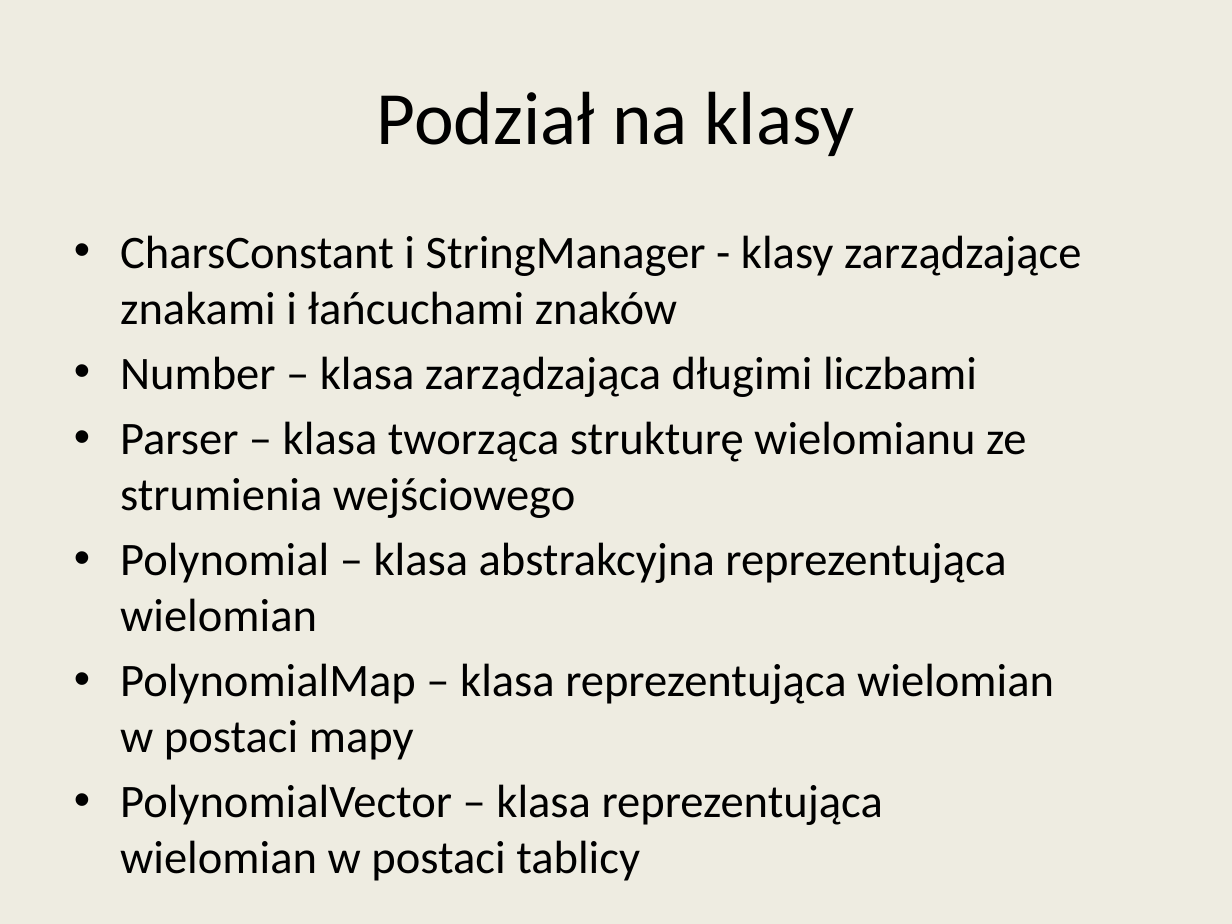
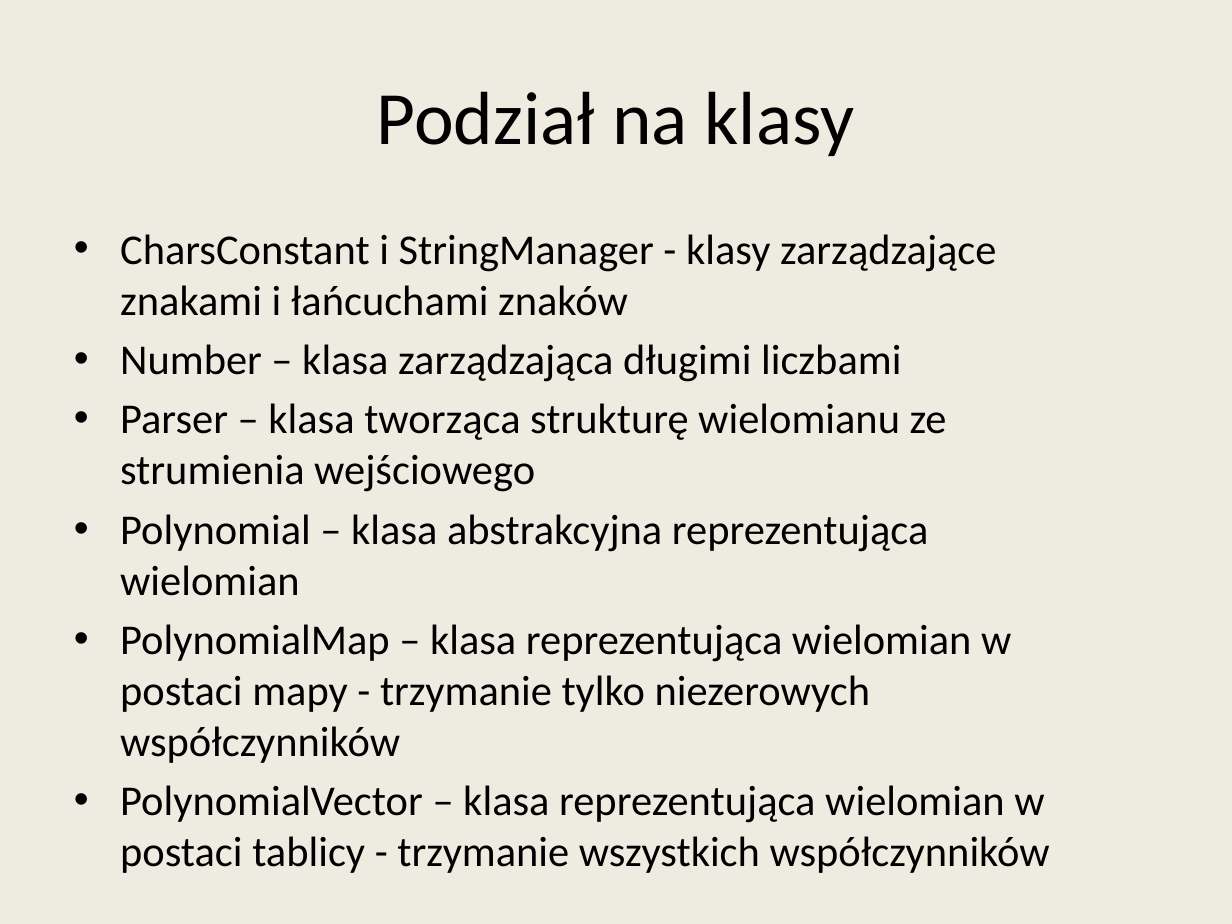
Before and after one commit to wojtekpas/PracaMagisterska, a slide deck: slide 4 of Praca/Seminarium/seminarium_prez2.pptx (slide 12 before the commit). Drawn at 1232x924 pixels with LibreOffice and Linux fonts; fonts in the diff are those of the drawing. Boxes give left, top, right and bottom in pixels: in the first picture for what was removed or moved away, otherwise in the second. Text is boxed around its words. In the diff, an @@ line names an element or a change of style, - is before the commit and + after.

```diff
--- a/Praca/Seminarium/seminarium_prez2.pptx
+++ b/Praca/Seminarium/seminarium_prez2.pptx
@@ text at [120,234,996,596]: size 27.2 to 24.8 pt in "CharsConstant i StringManager - klasy zarządzające znakami ...", "Number – klasa zarządzająca długimi liczbami", "Parser – klasa tworząca strukturę wielomianu ze ...", "Polynomial – klasa abstrakcyjna reprezentująca wielomian" @@
@@ text at [120,624,1050,873]: text changed; size 27.2 to 24.8 pt @@
-• PolynomialMap – klasa reprezentująca wielomian w postaci mapy
-• PolynomialVector – klasa reprezentująca wielomian w postaci tablicy
+• PolynomialMap – klasa reprezentująca wielomian w postaci mapy - trzymanie tylko niezerowych współczynników
+• PolynomialVector – klasa reprezentująca wielomian w postaci tablicy - trzymanie wszystkich współczynników
```
Also in this commit, not shown: 2 other slides changed, 7 slides removed, 2 other files.
